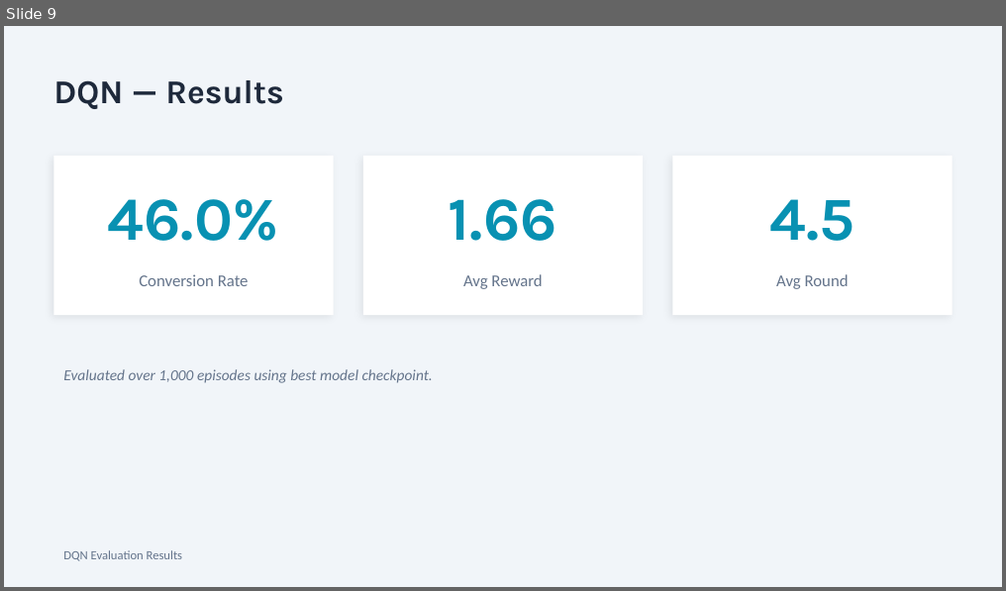
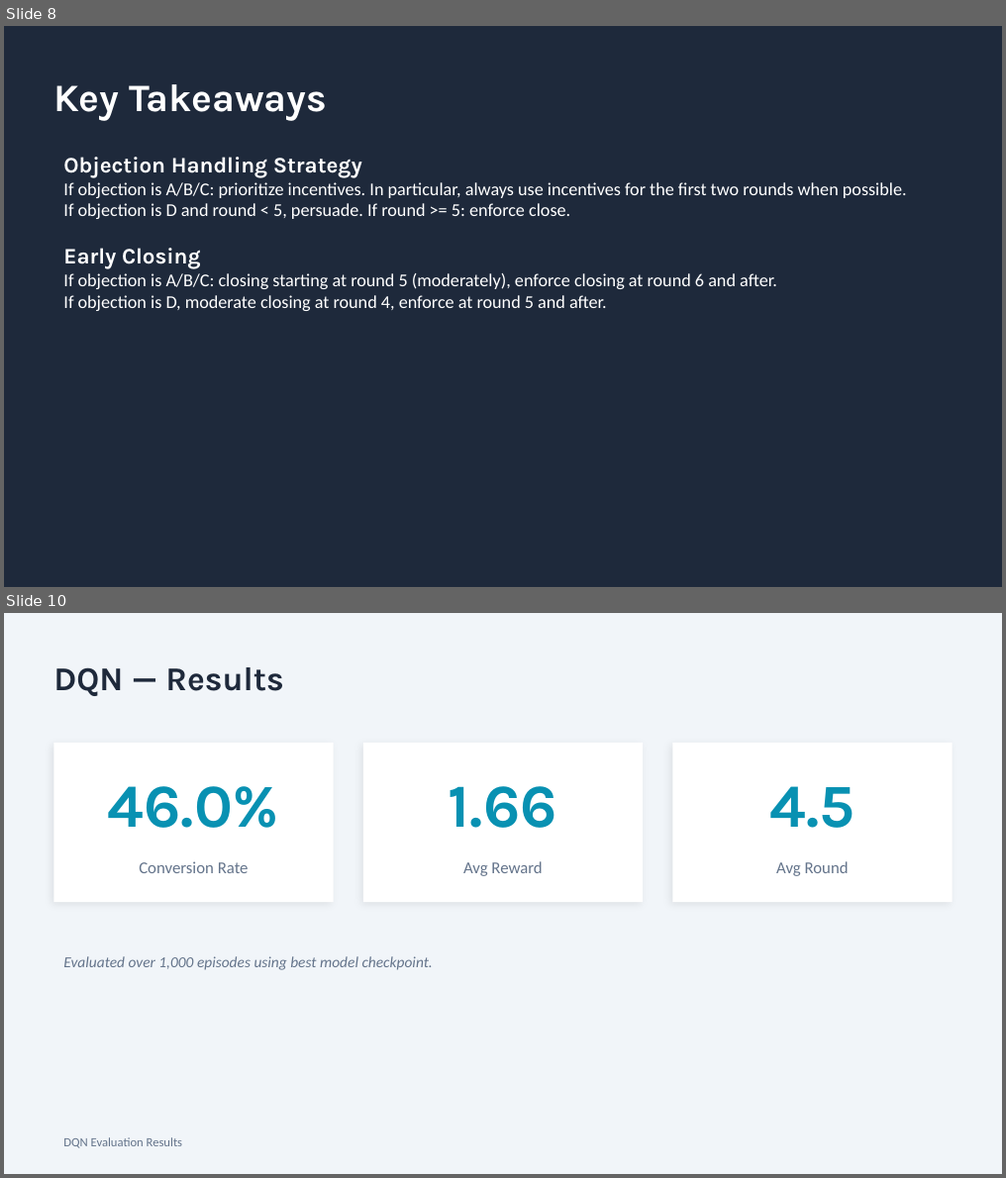
Before and after one commit to FitMAnalytics/RL_SalesTalk_Explore, a slide deck: experiment_report_0312.pptx. Shown one above the other, each under a label of ours: slide 9 before the commit, slides 8 and 10 after it; the slides between them are not shown. The pictures are 1006x591 and 1006x1178 pixels, drawn with LibreOffice and Linux fonts; fonts in the diff are those of the drawing. Boxes give left, top, right and bottom in pixels: in the first picture for what was removed or moved away, otherwise in the second. Text is boxed around its words. In the diff, an @@ line names an element or a change of style, - is before the commit and + after.

```diff
--- a/experiment_report_0312.pptx
+++ b/experiment_report_0312.pptx
@@ slide 8 added at box(4, 26, 1002, 587), background #1E293B @@
@@ text added at box(54, 84, 327, 121), 28 pt, text #FFFFFF, bold @@
+Key Takeaways
@@ text added at box(63, 157, 907, 311), 13 pt, text #FFFFFF @@
+Objection Handling Strategy
+If objection is A/B/C: prioritize incentives. In particular, always use incentives for the first two rounds when possible.
+If objection is D and round < 5, persuade. If round >= 5: enforce close.
+Early Closing
+If objection is A/B/C: closing starting at round 5 (moderately), enforce closing at round 6 and after.
+If objection is D, moderate closing at round 4, enforce at round 5 and after.
@@ what was slide 9 is now slide 10 @@
```
Also in this commit, not shown: 5 slides changed, 2 other slides added, 2 slides removed, 2 other files.
